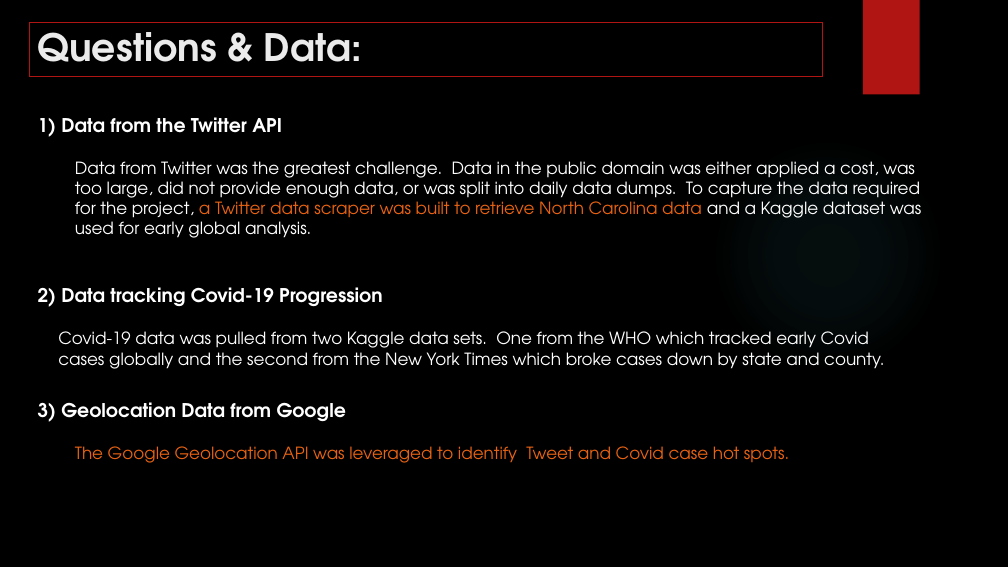
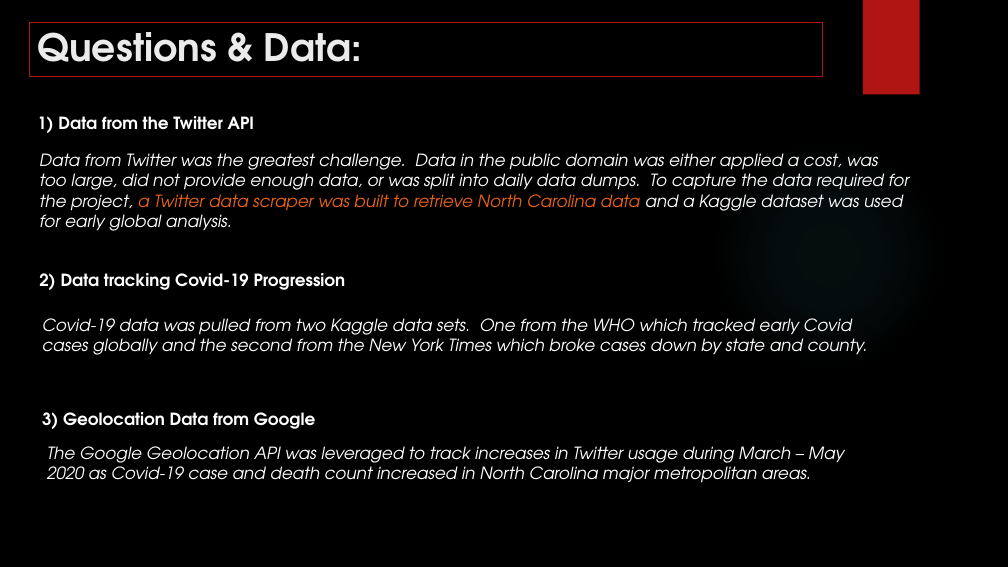
Before and after one commit to znurtokatli/COVID19TweetsDataAnalyzer, a slide deck: slide 3 of Cleaning/Data Analytics ProjectPres_LP_review.pptx. Drawn at 1008x567 pixels with LibreOffice and Linux fonts; fonts in the diff are those of the drawing; background and template pictures are left out. Boxes give left, top, right and bottom in pixels: in the first picture for what was removed or moved away, otherwise in the second. Text is boxed around its words. In the diff, an @@ line names an element or a change of style, - is before the commit and + after.

```diff
--- a/Cleaning/Data Analytics ProjectPres_LP_review.pptx
+++ b/Cleaning/Data Analytics ProjectPres_LP_review.pptx
@@ text added at (37,116,254,133), 16 pt, text #FFFFFF, bold @@
+1) Data from the Twitter API
@@ text removed at (38,117,382,422) @@
-1) Data from the Twitter API
-2) Data tracking Covid-19 Progression
-3) Geolocation Data from Google
@@ text "Data from Twitter was the ..." at (39,153,909,231): italic on @@
@@ text "Data from Twitter was the ...": place and size @@
-text "Data from Twitter was the ..." at (75,161,922,238)
+text "Data from Twitter was the ..." at (39,153,909,231)
@@ text added at (39,273,346,290), 16 pt, text #FFFFFF, bold @@
+2) Data tracking Covid-19 Progression
@@ text "Covid-19 data was pulled from ...": place and size @@
-text "Covid-19 data was pulled from ..." at (58,331,884,369)
+text "Covid-19 data was pulled from ..." at (42,318,867,355)
@@ text "Covid-19 data was pulled from ..." at (42,318,867,355): italic on @@
@@ text added at (42,412,316,429), 16 pt, text #FFFFFF, bold @@
+3) Geolocation Data from Google
@@ text at (47,446,844,483): text changed; text colour #EA6312 to #FFFFFF; italic on @@
-The Google Geolocation API was leveraged to identify Tweet and Covid case hot spots.
+The Google Geolocation API was leveraged to track increases in Twitter usage during March – May 2020 as Covid-19 case and death count increased in North Carolina major metropolitan areas.
```
Also in this commit, not shown: 8 other slides changed, 2 slides added, 4 slides removed.
